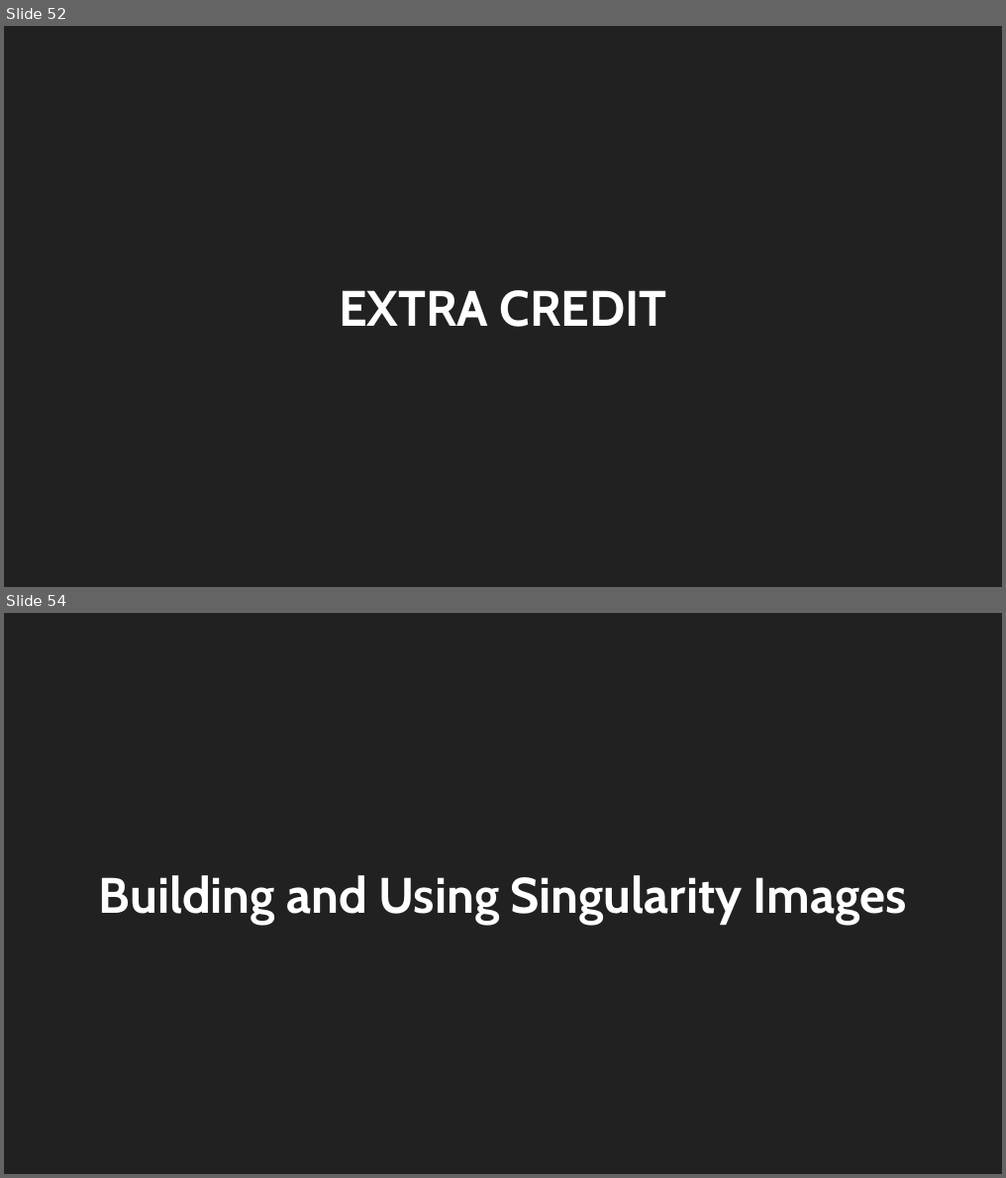
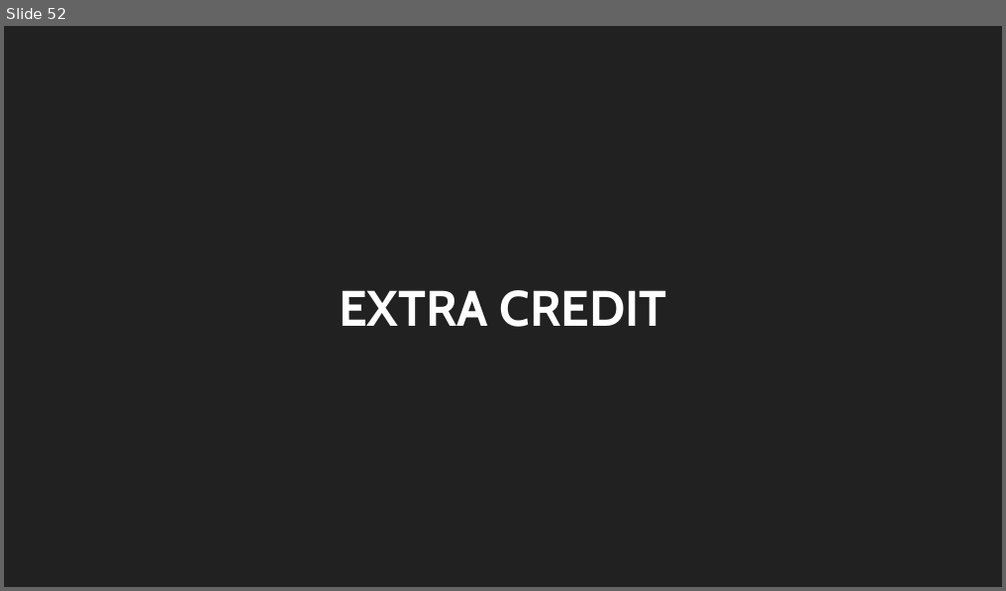
Before and after one commit to trendscenter/ClusterWorkshop, a slide deck: Introduction to the TReNDs Cluster.pptx. Shown one above the other, each under a label of ours: slides 52 and 54 before the commit, slide 52 after it; the slides between them are not shown. The pictures are 1006x1178 and 1006x591 pixels, drawn with LibreOffice and Linux fonts; fonts in the diff are those of the drawing. Boxes give left, top, right and bottom in pixels: in the first picture for what was removed or moved away, otherwise in the second. Text is boxed around its words. In the diff, an @@ line names an element or a change of style, - is before the commit and + after.

```diff
--- a/Introduction to the TReNDs Cluster.pptx
+++ b/Introduction to the TReNDs Cluster.pptx
@@ slide 54 removed at (4, 613, 1002, 1174), background #212121 @@
@@ title removed at (99, 875, 907, 924) @@
-Building and Using Singularity Images
```
Also in this commit, not shown: 3 slides changed, 6 slides added, 4 other slides removed, 1 other file.
